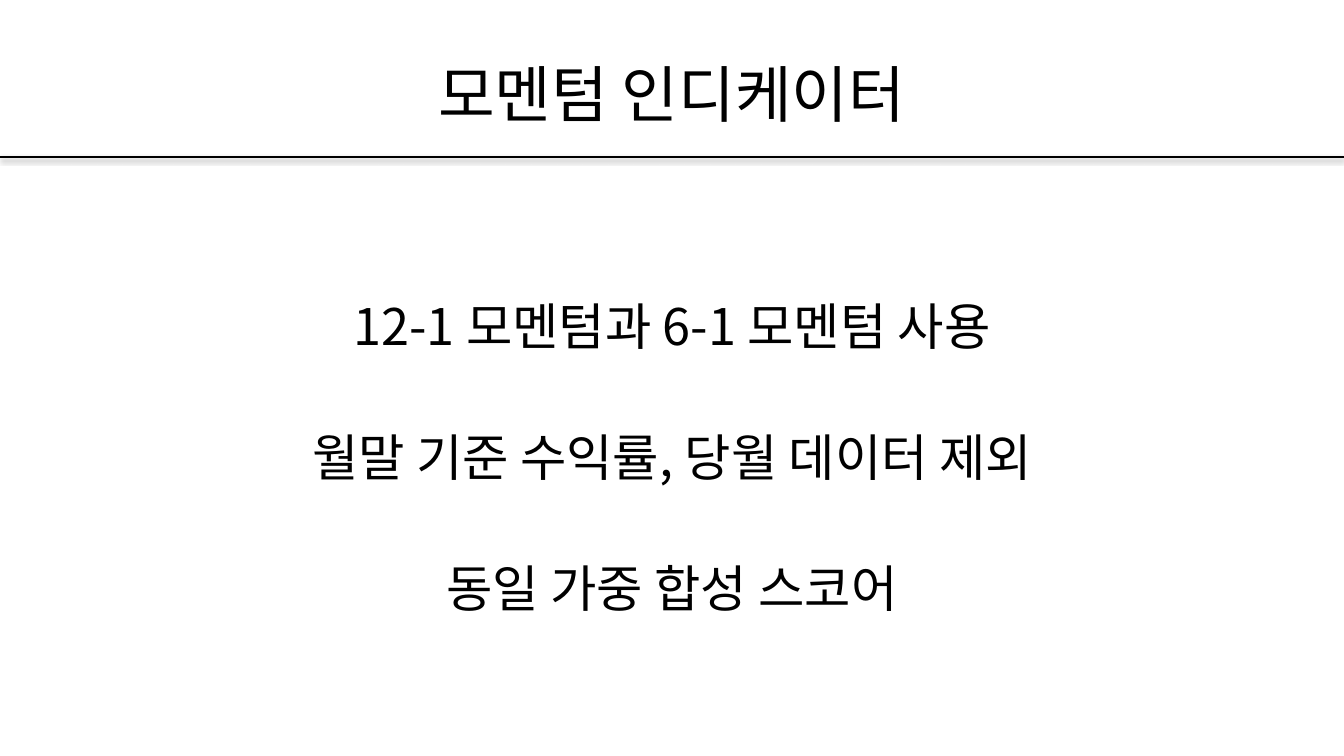
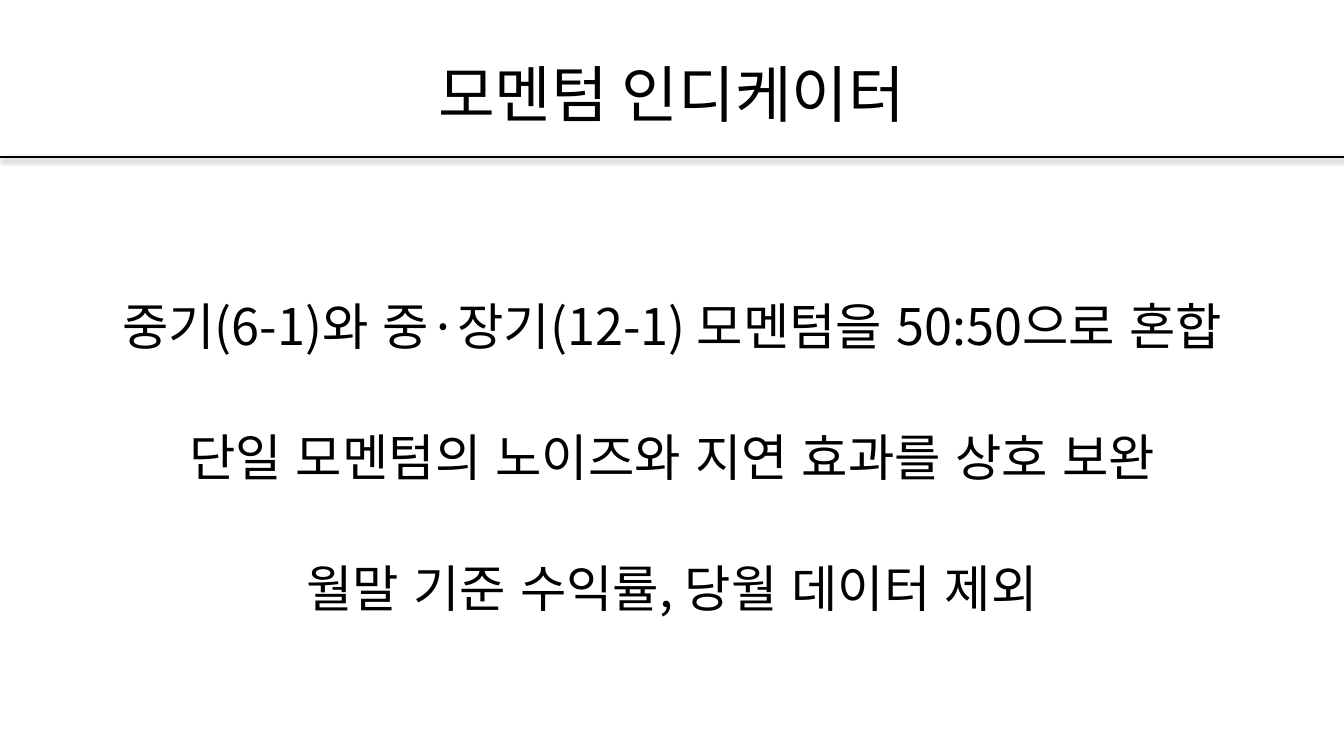
Before and after one commit to pdhman/KDT-AI-, a slide deck: slide 6 of 알파카_쿨다운_모멘텀_전략_발표초안.pptx (slide 5 before the commit). Drawn at 1344x756 pixels with LibreOffice and Linux fonts; fonts in the diff are those of the drawing. Boxes give left, top, right and bottom in pixels: in the first picture for what was removed or moved away, otherwise in the second. Text is boxed around its words. In the diff, an @@ line names an element or a change of style, - is before the commit and + after.

```diff
--- a/알파카_쿨다운_모멘텀_전략_발표초안.pptx
+++ b/알파카_쿨다운_모멘텀_전략_발표초안.pptx
@@ text at (122, 302, 1222, 480): text changed @@
-12-1 모멘텀과 6-1 모멘텀 사용
+중기(6-1)와 중·장기(12-1) 모멘텀을 50:50으로 혼합
+단일 모멘텀의 노이즈와 지연 효과를 상호 보완
@@ text at (446, 565, 897, 611): paragraph removed @@
-동일 가중 합성 스코어
```
Also in this commit, not shown: 7 other slides changed, 6 slides added, 2 other files.
